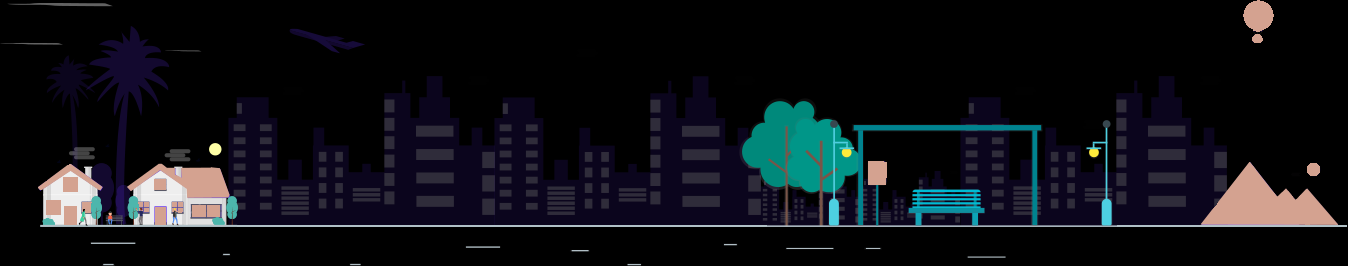
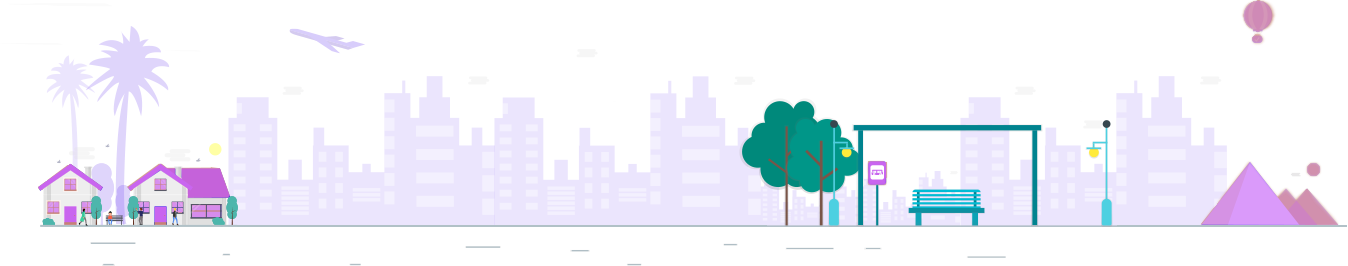
Two versions of the same layered image (w=1348, h=266). Layer-by-layer changes:
"Layer #1": blend normal → hard light, painted on it over [38, 0, 1340, 226]
painted on "Layer" over [0, 0, 1348, 266]
